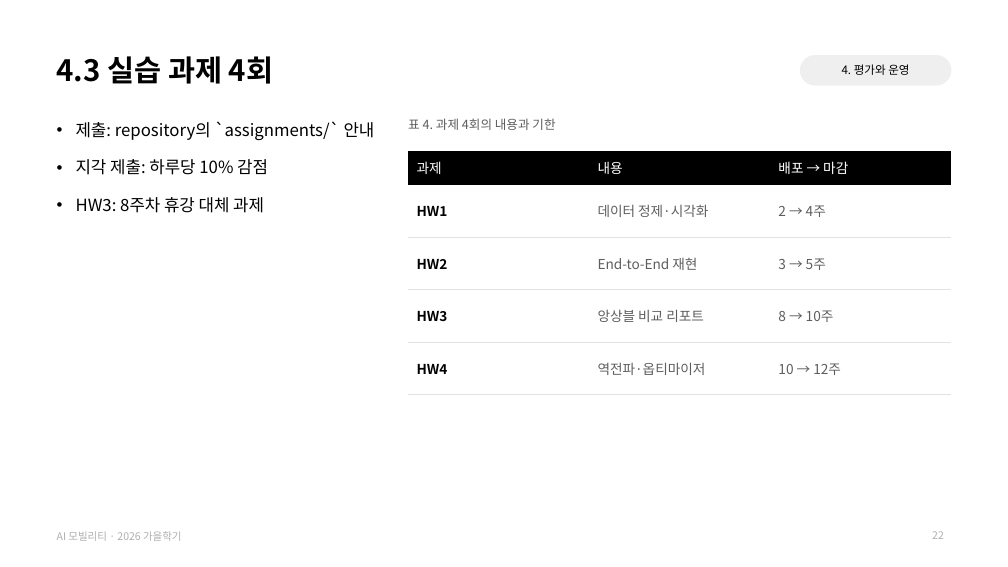
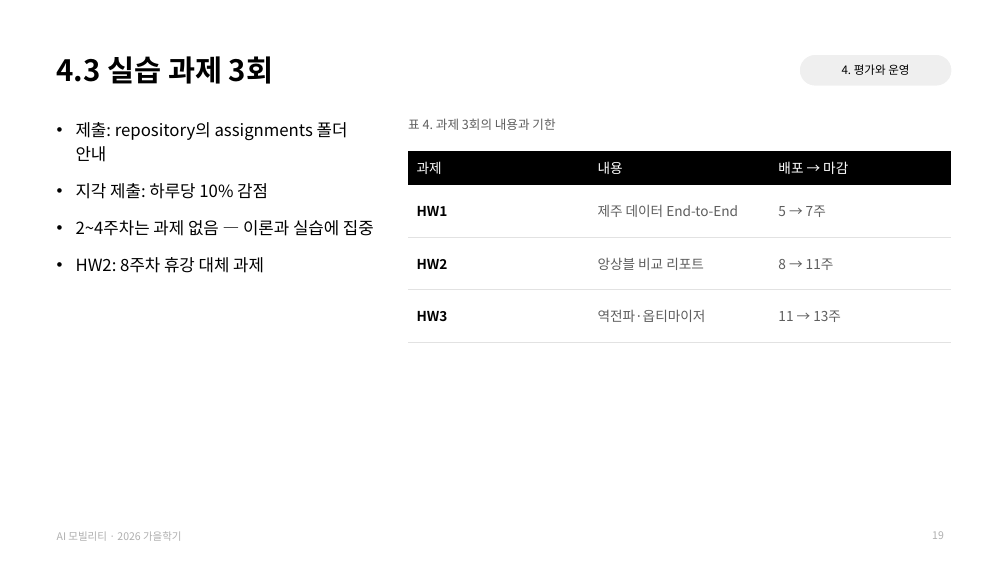
Before and after one commit to jihoyeo/ai-mobility, a slide deck: slide 19 of slides/week01/AI모빌리티_01_오리엔테이션.pptx (slide 22 before the commit). Drawn at 1008x567 pixels with LibreOffice and Linux fonts; fonts in the diff are those of the drawing. Boxes give left, top, right and bottom in pixels: in the first picture for what was removed or moved away, otherwise in the second. Text is boxed around its words. In the diff, an @@ line names an element or a change of style, - is before the commit and + after.

```diff
--- a/slides/week01/AI모빌리티_01_오리엔테이션.pptx
+++ b/slides/week01/AI모빌리티_01_오리엔테이션.pptx
@@ title at [57, 56, 273, 84]: text changed @@
-4.3 실습 과제 4회
+4.3 실습 과제 3회
@@ text at [408, 118, 555, 130]: text changed @@
-표 4. 과제 4회의 내용과 기한
+표 4. 과제 3회의 내용과 기한
@@ text at [76, 122, 348, 162]: text changed @@
-• 제출: repository의 `assignments/` 안내
+• 제출: repository의 assignments 폴더 안내
@@ table at [408, 151, 951, 343] @@
-row 2: HW1 | 데이터 정제·시각화 | 2 → 4주
-row 3: HW2 | End-to-End 재현 | 3 → 5주
-row 4: HW3 | 앙상블 비교 리포트 | 8 → 10주
-row 5: HW4 | 역전파·옵티마이저 | 10 → 12주
+row 2: HW1 | 제주 데이터 End-to-End | 5 → 7주
+row 3: HW2 | 앙상블 비교 리포트 | 8 → 11주
+row 4: HW3 | 역전파·옵티마이저 | 11 → 13주
@@ text at [76, 220, 374, 273]: text changed @@
-• HW3: 8주차 휴강 대체 과제
+• 2~4주차는 과제 없음 — 이론과 실습에 집중
+• HW2: 8주차 휴강 대체 과제
@@ page number at [932, 531, 944, 539]: text changed @@
-22
+19
```
Also in this commit, not shown: 21 other slides changed, 3 slides added, 5 slides removed, 15 other files.
